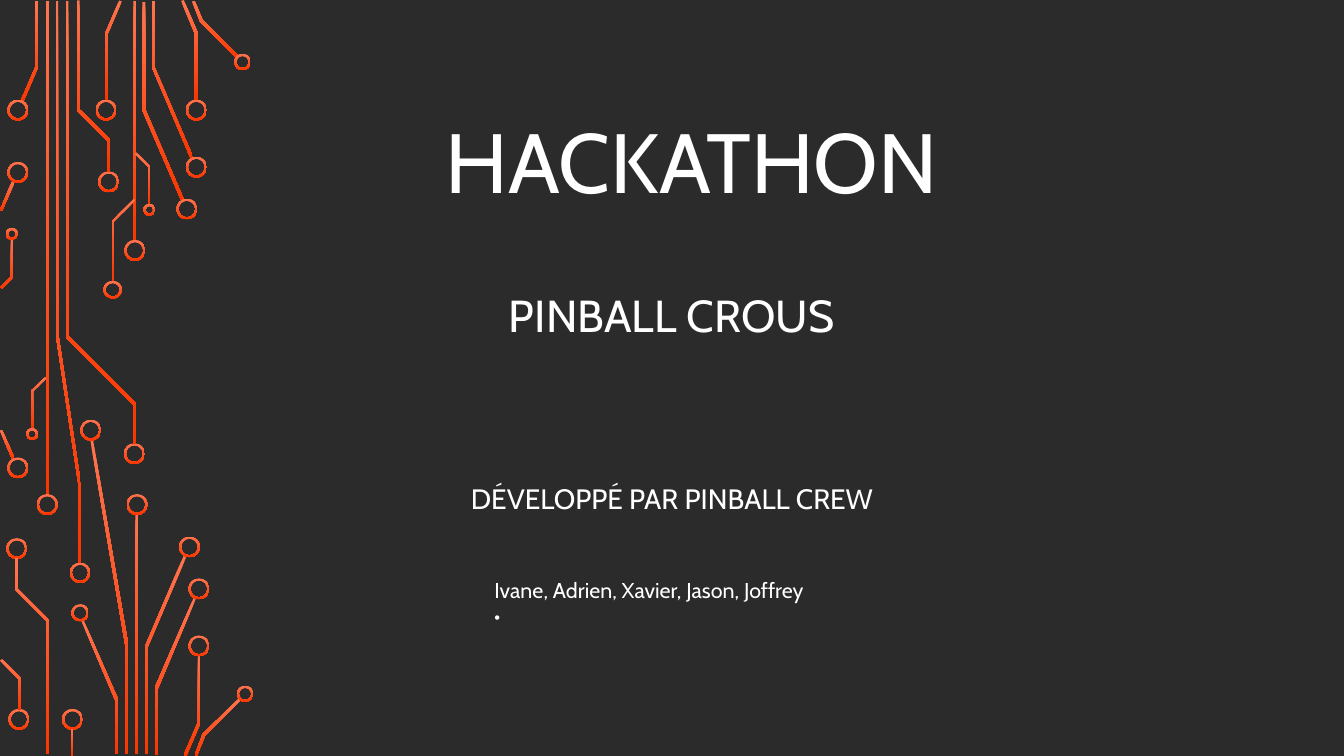
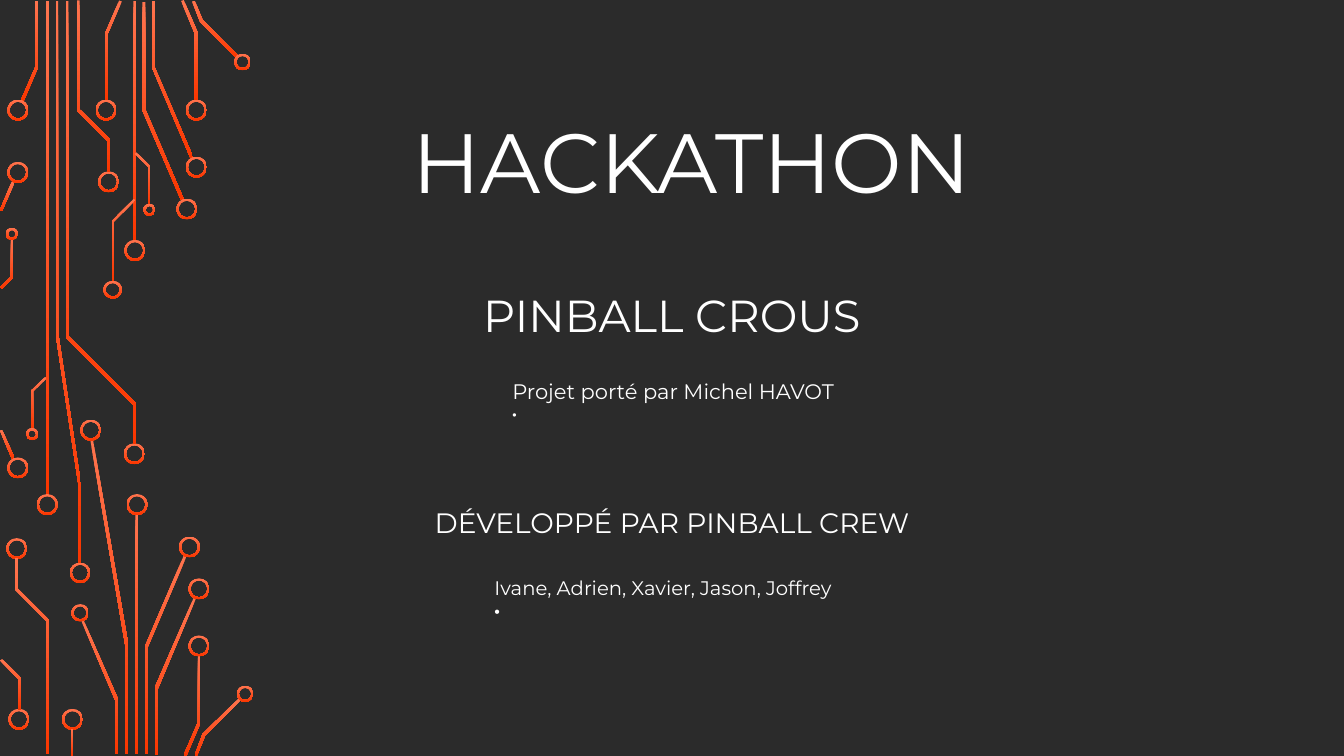
Before and after one commit to XavierGingaud/PinballHackhaton, a slide deck: slide 1 of Hackathon_present.odp. Drawn at 1344x756 pixels with LibreOffice and Linux fonts; fonts in the diff are those of the drawing; background and template pictures are left out; a plain dark background stands for a picture behind light text. Boxes give left, top, right and bottom in pixels: in the first picture for what was removed or moved away, otherwise in the second. Text is boxed around its words. In the diff, an @@ line names an element or a change of style, - is before the commit and + after.

```diff
--- a/Hackathon_present.odp
+++ b/Hackathon_present.odp
@@ text added at <box>512,383,834,403</box>, 15 pt, text #FFFFFF @@
+Projet porté par Michel HAVOT
@@ font Cabin to Montserrat in 3 elements at <box>412,133,970,194</box>, <box>483,300,860,333</box>, <box>435,508,909,533</box> @@
@@ text "DÉVELOPPÉ PAR PINBALL CREW": place and size @@
-text "DÉVELOPPÉ PAR PINBALL CREW" at <box>471,485,873,510</box>
+text "DÉVELOPPÉ PAR PINBALL CREW" at <box>435,508,909,533</box>
@@ text "Ivane, Adrien, Xavier, Jason, Joffrey" at <box>494,580,831,599</box>: size 15.3 to 14 pt, font Cabin to Montserrat; line spacing 0.9 to 0.8 @@
```
Also in this commit, not shown: 3 other slides changed, 1 other file.
